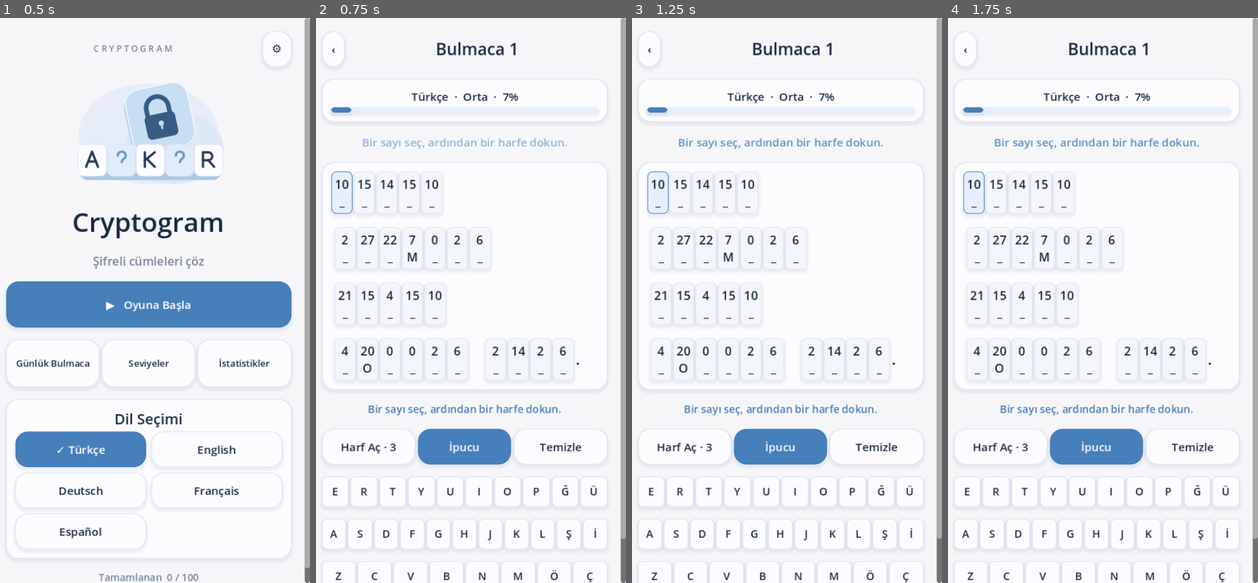
Above: before the commit, frames 1-4 (left to right).
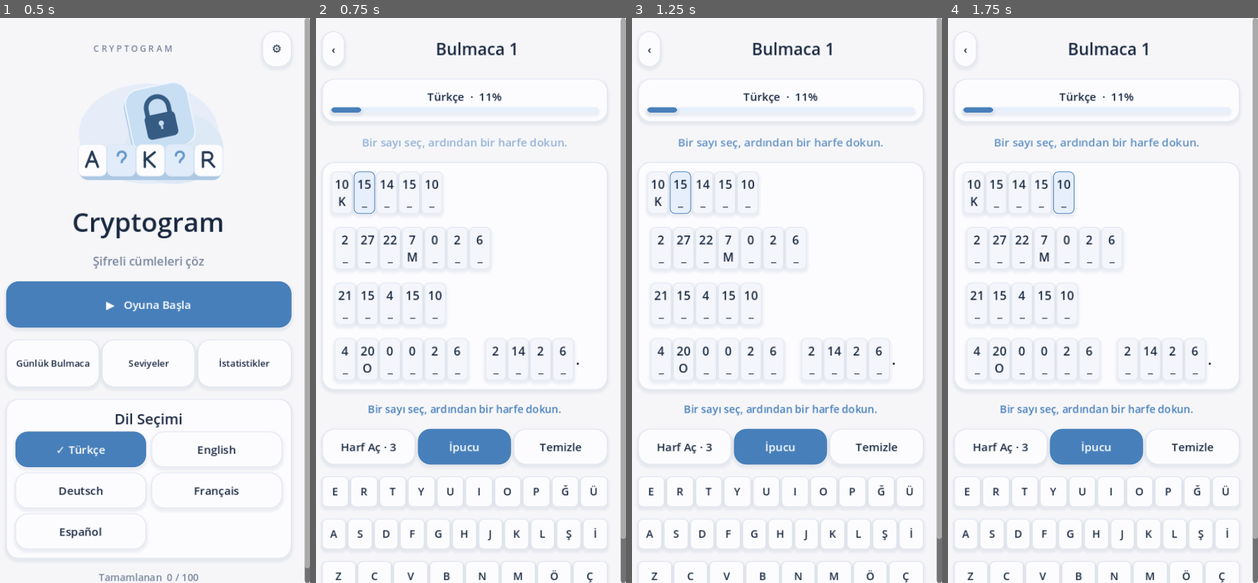
Above: after the commit, the same moments.

Repository: mehtapkirkgoz/cryptogram-mobile
Game: Godot game, scene res://scenes/main.tscn
The game is run twice, just before and just after one commit, with the same random seed, the same clock (stepped at 60 frames per second) and the same inputs.
Inputs:
- Up to frame 1 (0.5 s): no input
- Up to frame 2 (0.75 s): click "▶ Oyuna Başla" at 0.5 s
- Up to frame 3 (1.25 s): no input
- Up to frame 4 (1.75 s): click "10 _" at 1.25 s

Frame 1 is identical in both runs. In frame 2, 0.6% of the frame differs, in the area x 4-66%, y 13-35%; in frame 3, 0.6%; in frame 4, 0.6%.

Commit message:
Show three starting letters and hide difficulty labels

Diff:
--- a/scripts/main.gd
+++ b/scripts/main.gd
@@ -209,7 +209,7 @@
 
 func starter_hints(index: int) -> int:
 	var score := puzzle_score(index)
-	return 3 if score < 25 else 2 if score < 40 else 1
+	return 3
 
 func difficulty(index: int) -> String:
 	var labels := {
@@ -235,7 +235,7 @@
 	base()
 	header(tr_text("daily") if daily else "%s %d" % [tr_text("puzzle"), puzzle_index + 1])
 	var info := panel(body)
-	label_at(info, "%s  ·  %s  ·  %d%%" % [Languages.info().name, difficulty(puzzle_index), roundi(game.ratio() * 100)], 17)
+	label_at(info, "%s  ·  %d%%" % [Languages.info().name, roundi(game.ratio() * 100)], 17)
 	if tutorial and not game.solved():
 		var guide := label_at(body, tr_text("instruction"), 17, BLUE)
 		guide.modulate = Color(1, 1, 1, 0.35)
